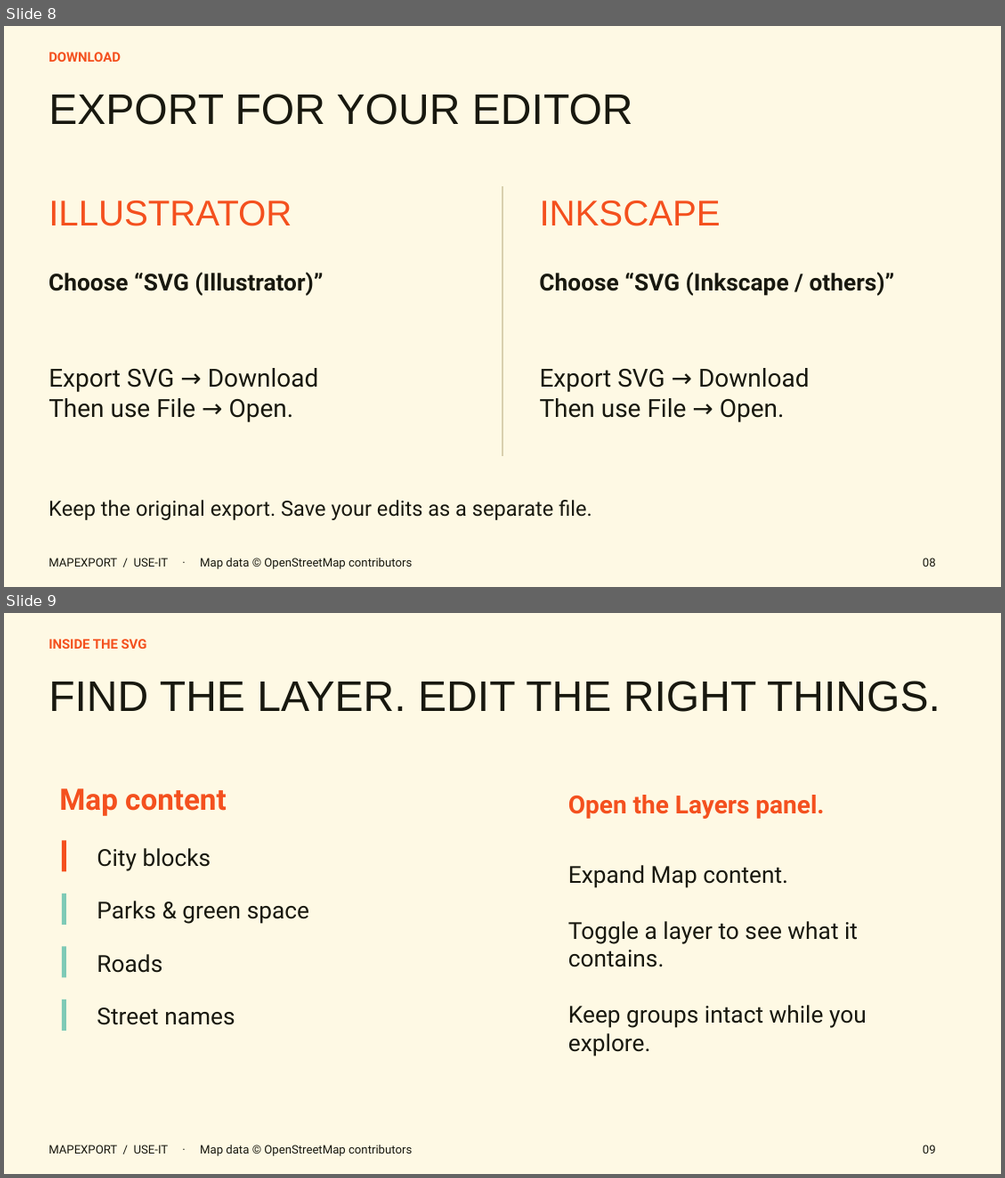
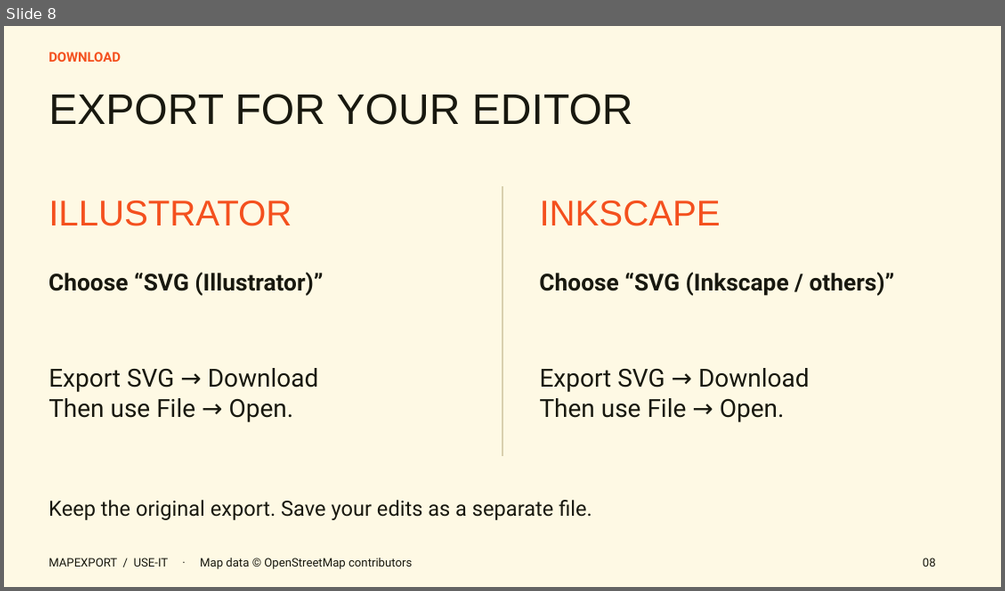
Before and after one commit to shifthappens/MapExport, a slide deck: presentations/mapexport-workshop-merged.pptx. Shown one above the other, each under a label of ours: slides 8 and 9 before the commit, slide 8 after it. The pictures are 1005x1178 and 1005x591 pixels, drawn with LibreOffice and Linux fonts; fonts in the diff are those of the drawing. Boxes give left, top, right and bottom in pixels: in the first picture for what was removed or moved away, otherwise in the second. Text is boxed around its words. In the diff, an @@ line names an element or a change of style, - is before the commit and + after.

```diff
--- a/presentations/mapexport-workshop-merged.pptx
+++ b/presentations/mapexport-workshop-merged.pptx
@@ slide 9 removed at box(4, 613, 1001, 1174), background #FEF9E4 @@
@@ text removed at box(48, 639, 147, 649) @@
-INSIDE THE SVG
@@ text removed at box(48, 681, 940, 712) @@
-FIND THE LAYER. EDIT THE RIGHT THINGS.
@@ text removed at box(59, 788, 226, 816) @@
-Map content
@@ text removed at box(568, 795, 824, 819) @@
-Open the Layers panel.
@@ rectangle removed at box(62, 840, 66, 872) @@
@@ text removed at box(97, 848, 211, 871) @@
-City blocks
@@ text removed at box(568, 865, 866, 1056) @@
-Expand Map content.
-Toggle a layer to see what it contains.
-Keep groups intact while you explore.
@@ rectangle removed at box(62, 893, 66, 925) @@
@@ text removed at box(97, 900, 309, 924) @@
-Parks & green space
@@ rectangle removed at box(62, 947, 66, 978) @@
@@ text removed at box(97, 954, 162, 973) @@
-Roads
@@ rectangle removed at box(62, 999, 66, 1031) @@
@@ text removed at box(97, 1007, 235, 1025) @@
-Street names
@@ text removed at box(48, 1144, 412, 1156) @@
-MAPEXPORT / USE-IT · Map data © OpenStreetMap contributors
@@ text removed at box(922, 1144, 936, 1153) @@
-09
```
Also in this commit, not shown: 3 slides changed, 1 other file.
